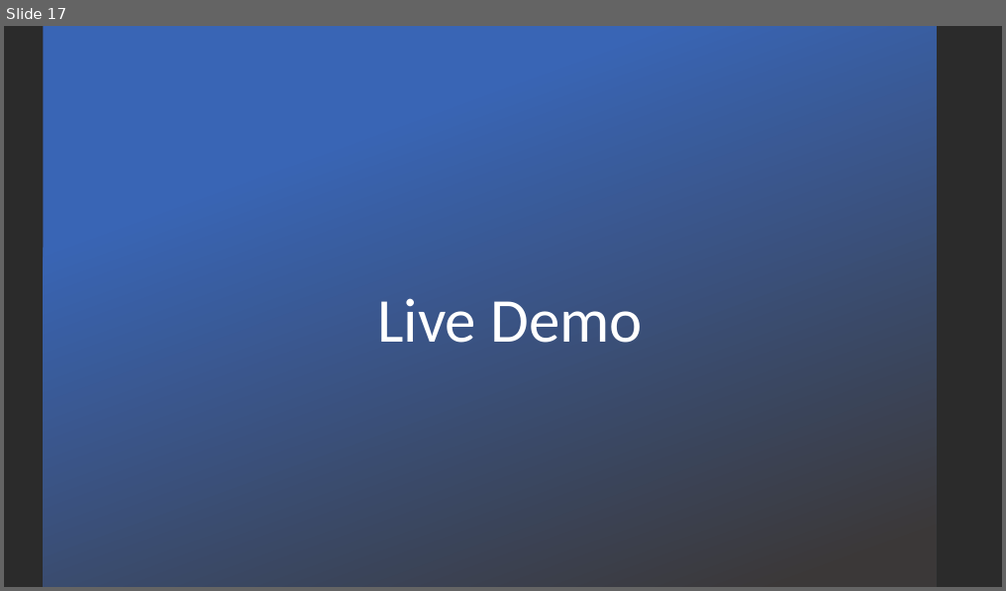
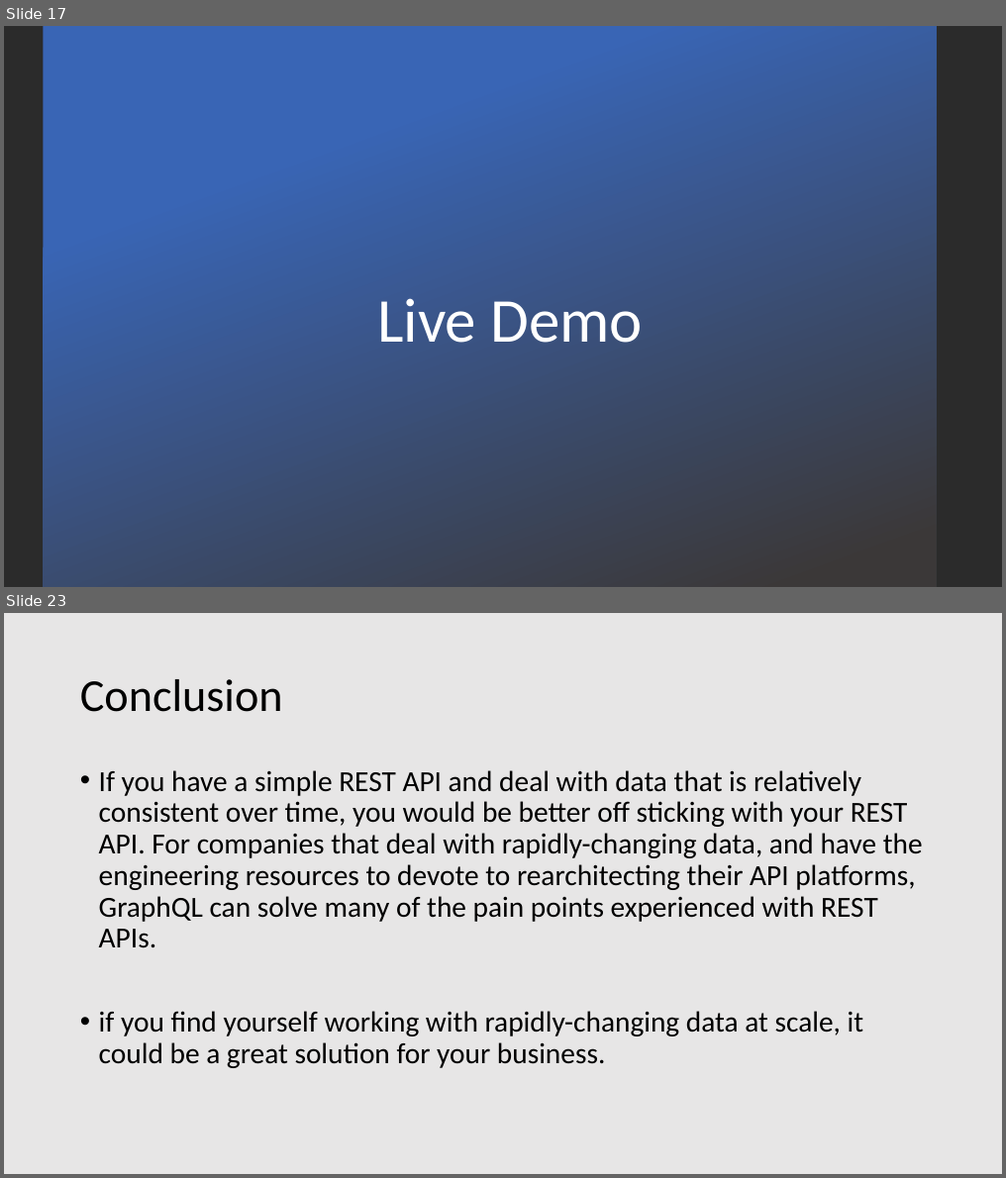
Before and after one commit to patelg123/graphql-presentation, a slide deck: current.pptx. Shown one above the other, each under a label of ours: slide 17 before the commit, slides 17 and 23 after it; the slides between them are not shown. The pictures are 1006x591 and 1006x1178 pixels, drawn with LibreOffice and Linux fonts; fonts in the diff are those of the drawing; background and template pictures are left out; a plain dark background stands for a picture behind light text. Boxes give left, top, right and bottom in pixels: in the first picture for what was removed or moved away, otherwise in the second. Text is boxed around its words. In the diff, an @@ line names an element or a change of style, - is before the commit and + after.

```diff
--- a/current.pptx
+++ b/current.pptx
@@ slide 23 added at (x1=4, y1=613, x2=1002, y2=1174), background #E7E6E6 @@
@@ title added at (x1=80, y1=679, x2=283, y2=712), 44 pt, text #000000 @@
+Conclusion
@@ text added at (x1=99, y1=770, x2=923, y2=1068), 28 pt, text #000000 @@
+• If you have a simple REST API and deal with data that is relatively consistent over time, you would be better off sticking with your REST API. For companies that deal with rapidly-changing data, and have the engineering resources to devote to rearchitecting their API platforms, GraphQL can solve many of the pain points experienced with REST APIs.
+• if you find yourself working with rapidly-changing data at scale, it could be a great solution for your business.
```
Also in this commit, not shown: 5 other slides added, 1 other file.
